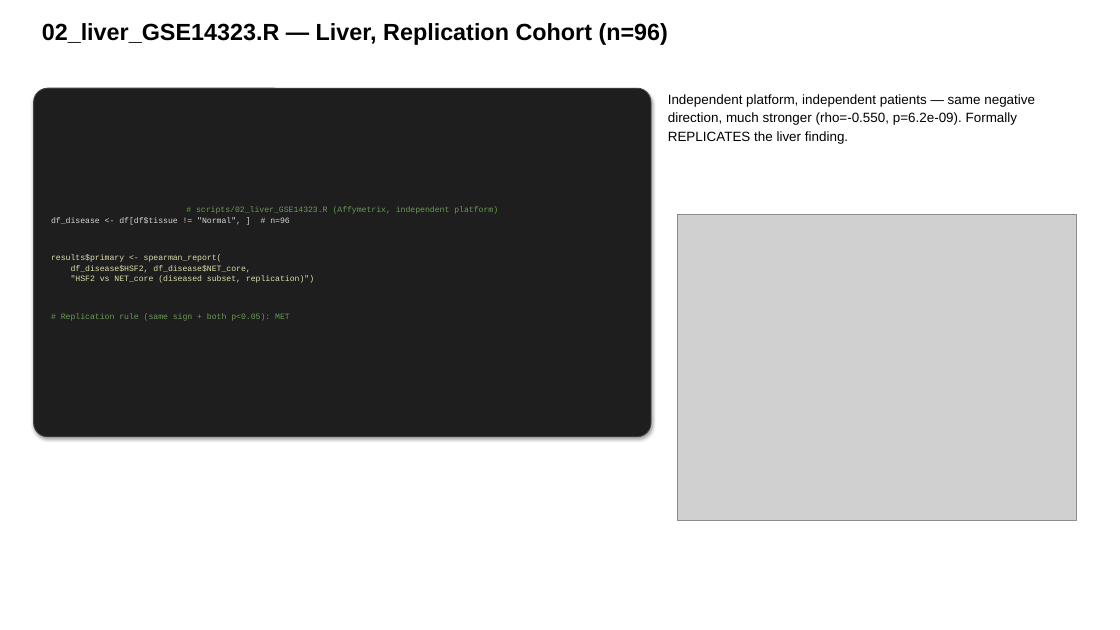
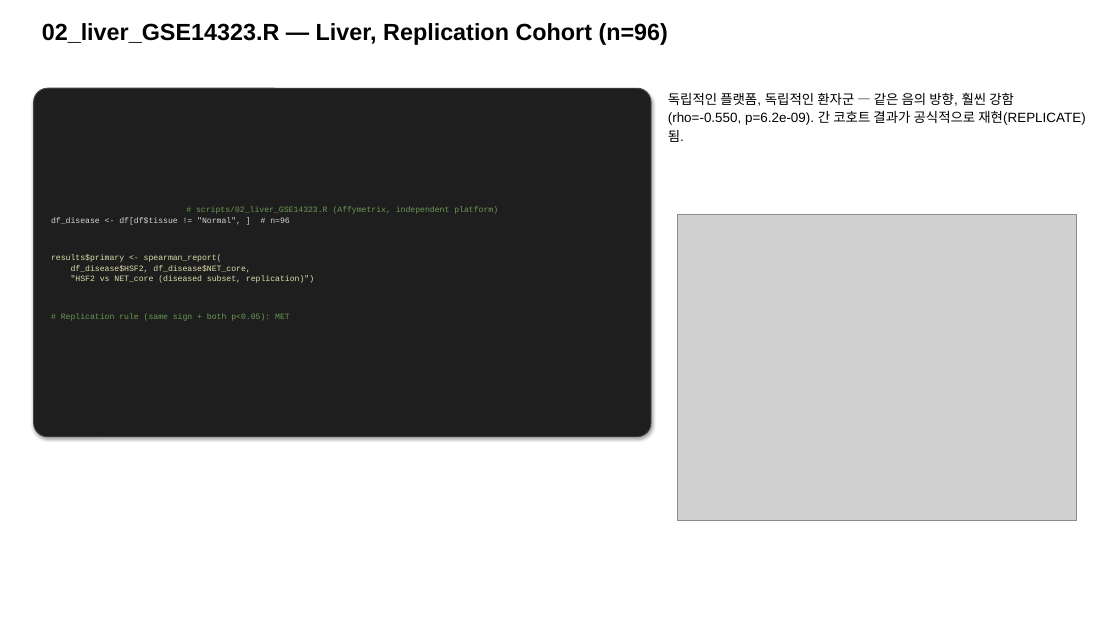
Before and after one commit to bioinform25/project2, a slide deck: slide 6 of presentation/dry_lab_summary.pptx. Drawn at 1120x630 pixels with LibreOffice and Linux fonts; fonts in the diff are those of the drawing; grey boxes stand for pictures. Boxes give left, top, right and bottom in pixels: in the first picture for what was removed or moved away, otherwise in the second. Text is boxed around its words. In the diff, an @@ line names an element or a change of style, - is before the commit and + after.

```diff
--- a/presentation/dry_lab_summary.pptx
+++ b/presentation/dry_lab_summary.pptx
@@ text at box(668, 93, 1085, 142): text changed @@
-Independent platform, independent patients — same negative direction, much stronger (rho=-0.550, p=6.2e-09). Formally REPLICATES the liver finding.
+독립적인 플랫폼, 독립적인 환자군 — 같은 음의 방향, 훨씬 강함(rho=-0.550, p=6.2e-09). 간 코호트 결과가 공식적으로 재현(REPLICATE)됨.
```
Also in this commit, not shown: 17 other slides changed, 1 slide added, 1 slide removed, 1 other file.
